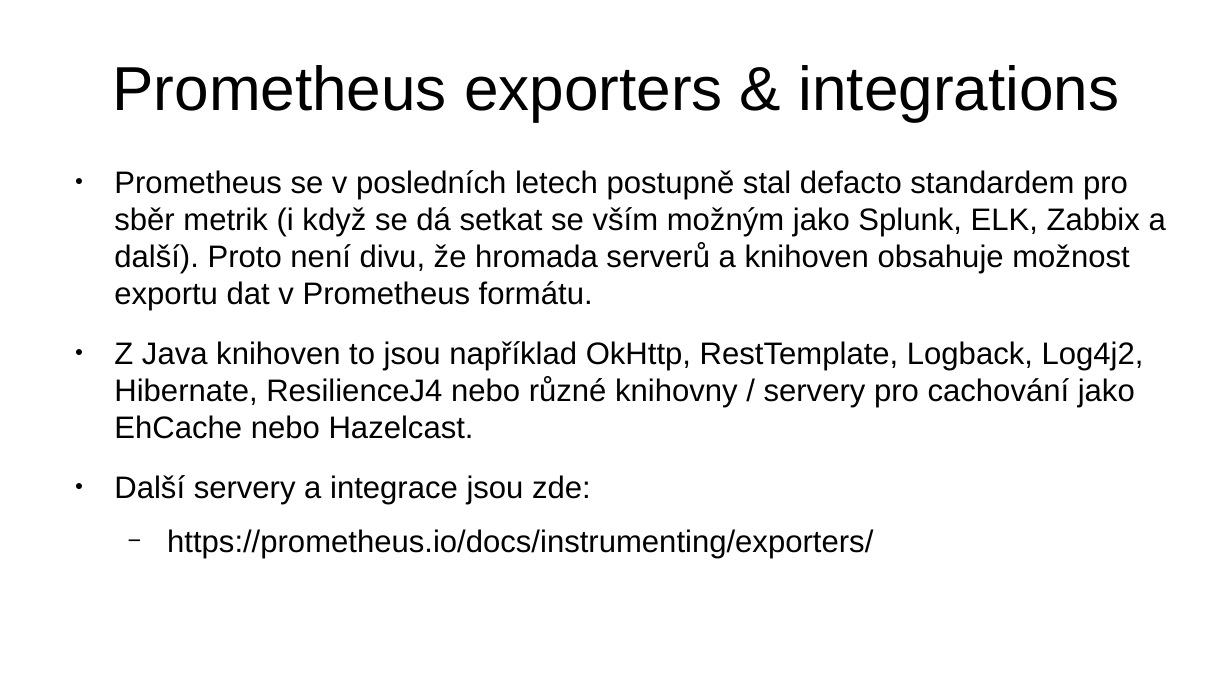
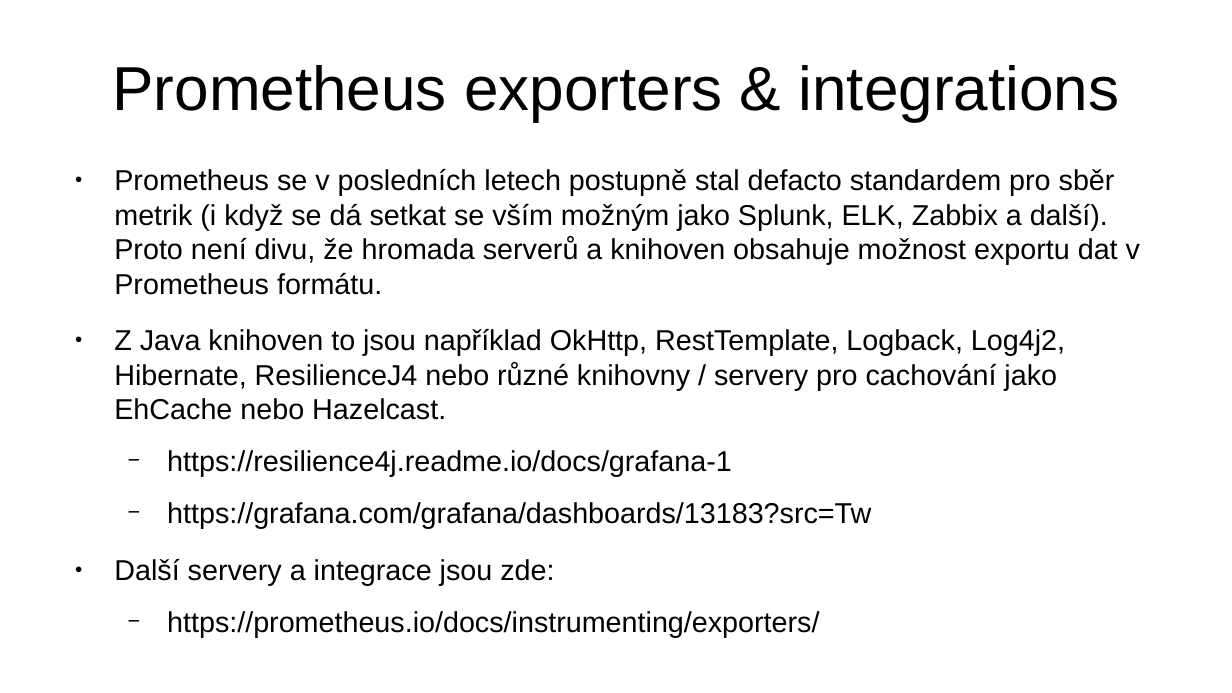
Before and after one commit to jirkapinkas/skoleni-2020-online-4, a slide deck: slide 30 of prometheus/Prednaska.odp. Drawn at 1232x693 pixels with LibreOffice and Linux fonts; fonts in the diff are those of the drawing. Boxes give left, top, right and bottom in pixels: in the first picture for what was removed or moved away, otherwise in the second. Text is boxed around its words. In the diff, an @@ line names an element or a change of style, - is before the commit and + after.

Commit message:
aktualizace přednášek, verze databáze a příkladu na Prometheus

```diff
--- a/prometheus/Prednaska.odp
+++ b/prometheus/Prednaska.odp
@@ text at [114,169,1140,638]: size 20 to 18.5 pt in "Prometheus se v posledních letech postupně stal ...", "Z Java knihoven to jsou například OkHttp, ...", "Další servery a integrace jsou zde:", "https://prometheus.io/docs/instrumenting/exporters/" @@
@@ text at [167,450,871,529]: paragraphs added @@
+  − https://resilience4j.readme.io/docs/grafana-1
+  − https://grafana.com/grafana/dashboards/13183?src=Tw
```
Also in this commit, not shown: 20 other files.
